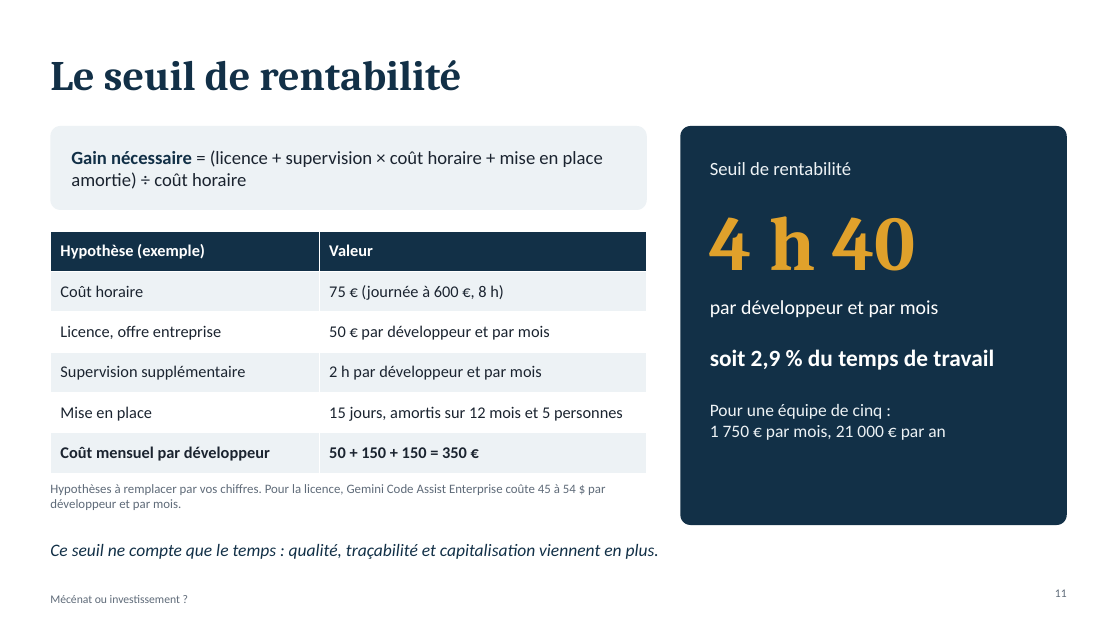
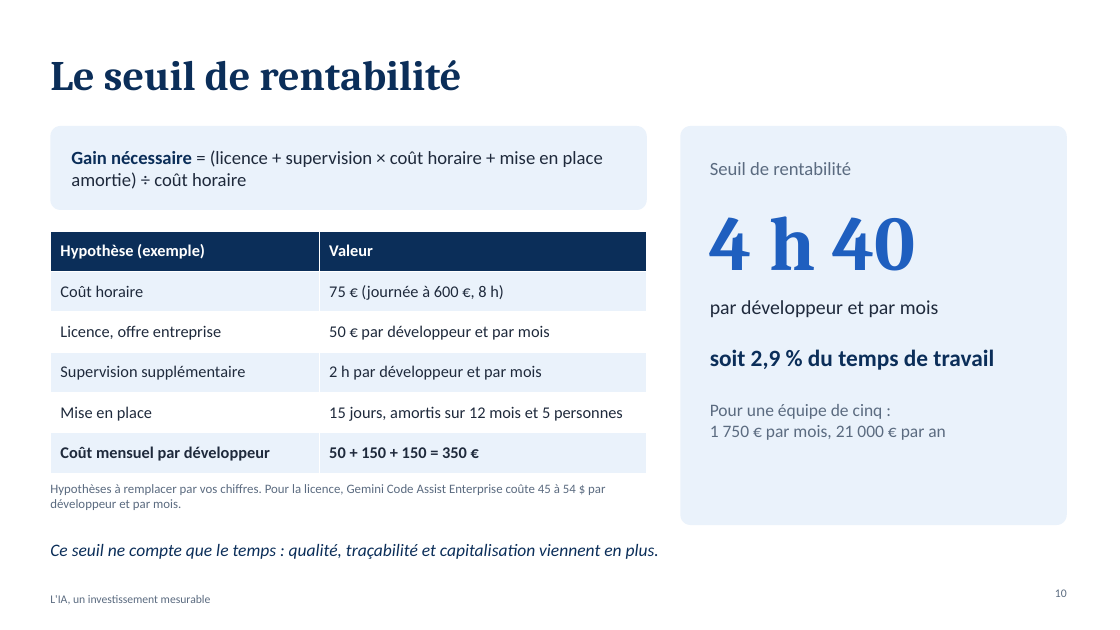
Before and after one commit to FredGarcia/Agent2Prompt, a slide deck: slide 10 of docs/presentation-valeur-ia/presentation-valeur-ia.pptx (slide 11 before the commit). Drawn at 1120x630 pixels with LibreOffice and Linux fonts; fonts in the diff are those of the drawing. Boxes give left, top, right and bottom in pixels: in the first picture for what was removed or moved away, otherwise in the second. Text is boxed around its words. In the diff, an @@ line names an element or a change of style, - is before the commit and + after.

```diff
--- a/docs/presentation-valeur-ia/presentation-valeur-ia.pptx
+++ b/docs/presentation-valeur-ia/presentation-valeur-ia.pptx
@@ title "Le seuil de rentabilité" at <box>50,60,462,91</box>: text colour #123047 to #0B2E59 @@
@@ rounded rectangle at <box>50,126,647,210</box>: fill #EDF2F5 to #EAF2FB @@
@@ text "Gain nécessaire = (licence + ..." at <box>71,150,603,189</box>: text colour #123047 to #0B2E59 in "Gain nécessaire"; text colour #1B2430 to #1F2A3C in "= (licence + supervision × coût horaire ..." @@
@@ rounded rectangle at <box>681,126,1067,525</box>: fill #123047 to #EAF2FB @@
@@ text "Seuil de rentabilité" at <box>710,162,851,175</box>: text colour #EDF2F5 to #5B6B80 @@
@@ text "4 h 40" at <box>710,216,916,271</box>: text colour #E0A12B to #1F5FBF @@
@@ table at <box>50,231,647,465</box> @@
@@ fill #123047 to #0B2E59 in row 1 @@
@@ fill #EDF2F5 to #EAF2FB in 6 cells @@
@@ text colour #1B2430 to #1F2A3C @@
@@ text "par développeur et par mois" at <box>710,300,939,317</box>: text colour #FFFFFF to #1F2A3C @@
@@ text "soit 2,9 % du temps ..." at <box>710,349,994,370</box>: text colour #FFFFFF to #0B2E59 @@
@@ text "Pour une équipe de cinq ..." at <box>710,404,946,440</box>: text colour #EDF2F5 to #5B6B80 @@
@@ text "Ce seuil ne compte que ..." at <box>50,544,659,559</box>: text colour #123047 to #0B2E59 @@
@@ text at <box>50,595,211,604</box>: text changed; text colour #5F6B79 to #5B6B80 @@
-Mécénat ou investissement ?
+L'IA, un investissement mesurable
@@ page number at <box>1055,589,1067,597</box>: text changed; text colour #5F6B79 to #5B6B80 @@
-11
+10
```
Also in this commit, not shown: 15 other slides changed, 1 slide removed, 3 other files.
